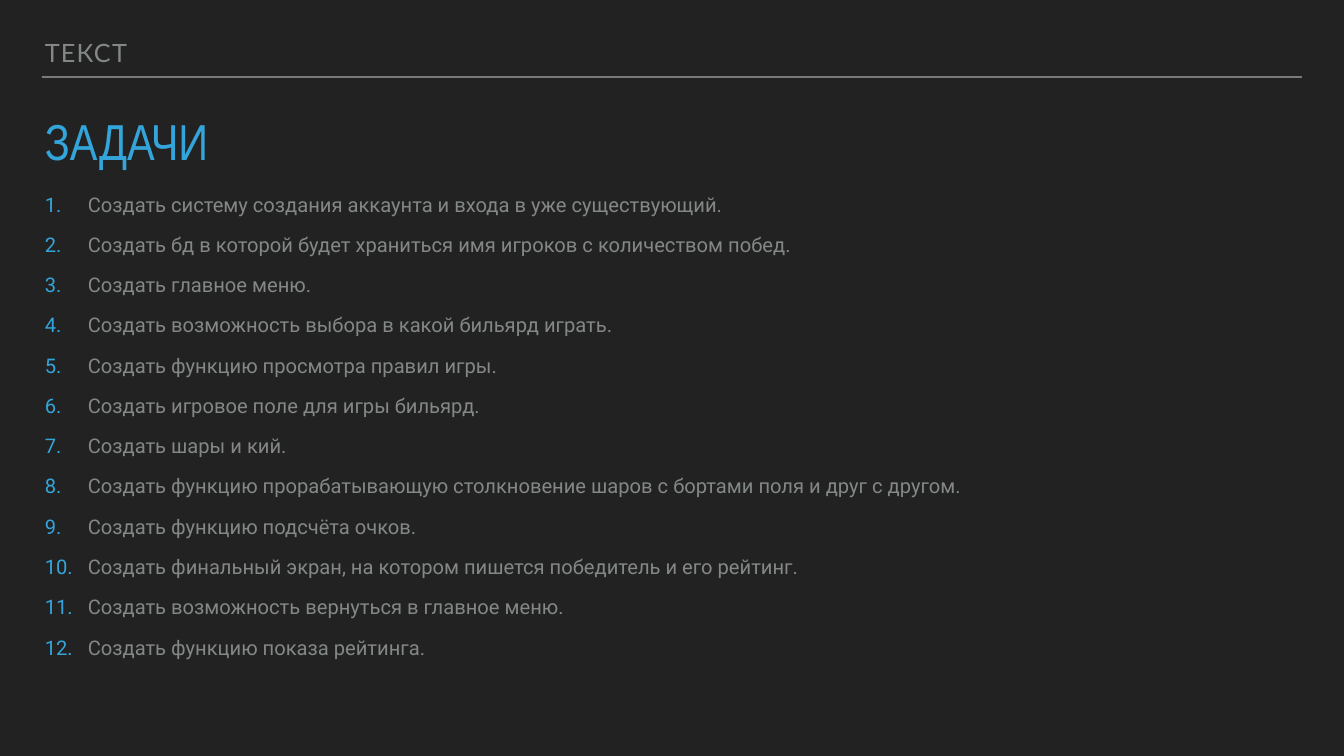
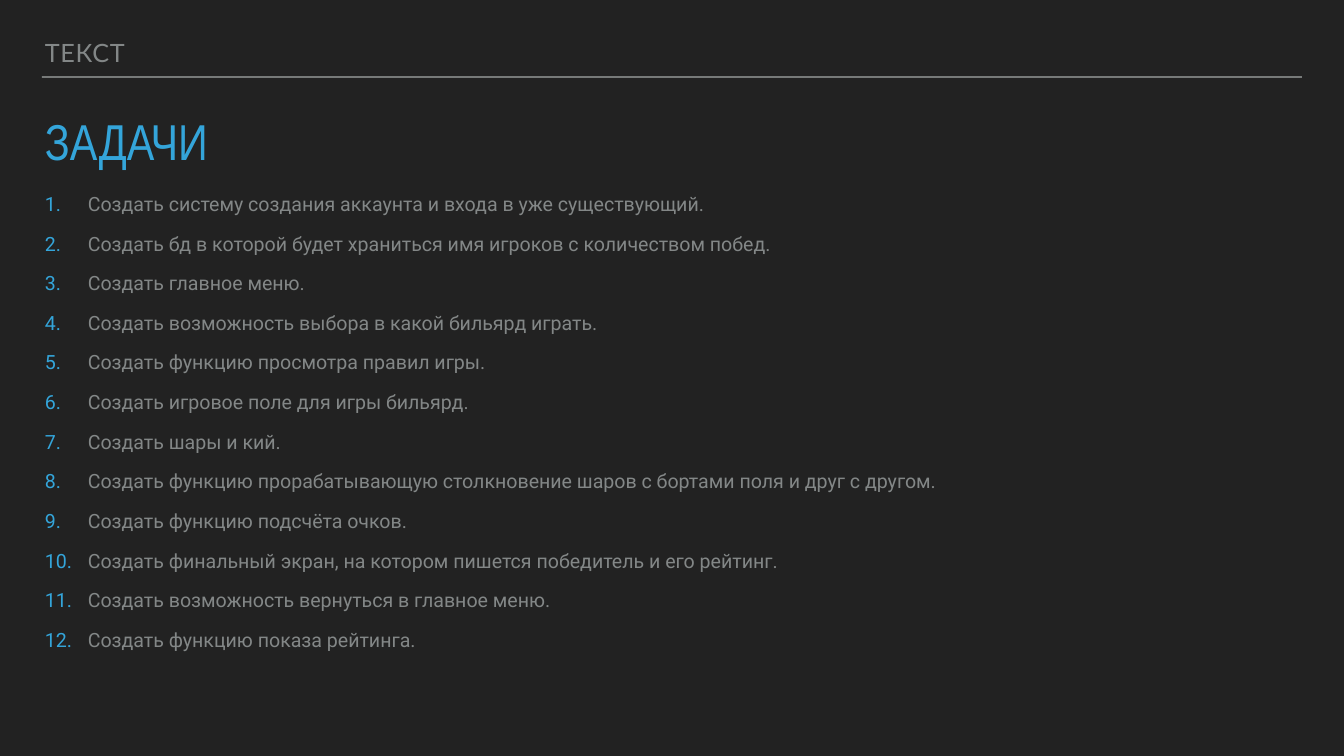
Before and after one commit to Plutorange/Billiard, a slide deck: slide 3 of Презентация биллиард.pptx. Drawn at 1344x756 pixels with LibreOffice and Linux fonts; fonts in the diff are those of the drawing. Boxes give left, top, right and bottom in pixels: in the first picture for what was removed or moved away, otherwise in the second. Text is boxed around its words. In the diff, an @@ line names an element or a change of style, - is before the commit and + after.

```diff
--- a/Презентация биллиард.pptx
+++ b/Презентация биллиард.pptx
@@ text "ТЕКСТ" at (45,44,125,62): letter spacing 1.8 to 1 pt @@
@@ text "Создать систему создания аккаунта и ..." at (88,197,936,651): size 28.8 to 28 pt @@
```
Also in this commit, not shown: 4 other slides changed, 2 slides added, 1 slide removed, 2 other files.
